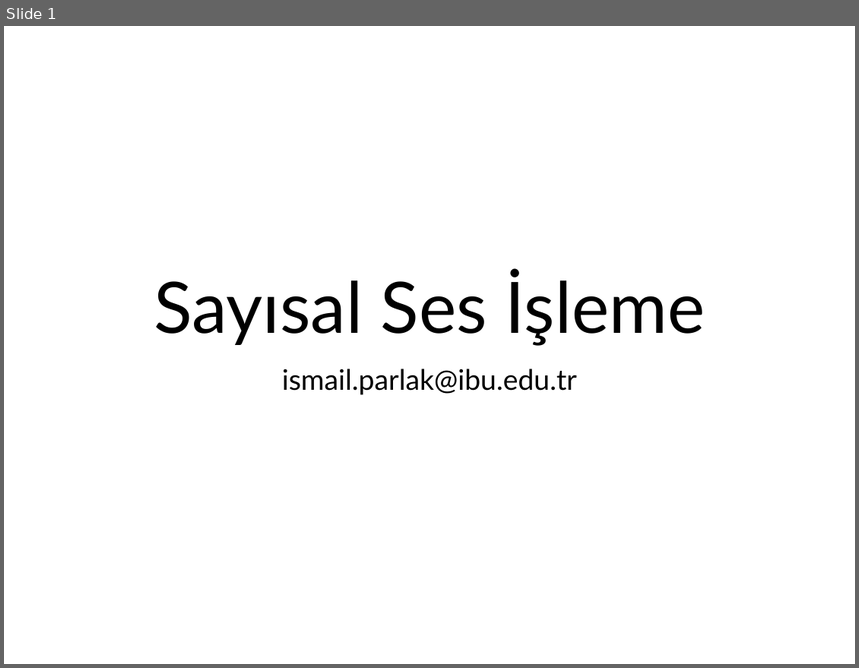
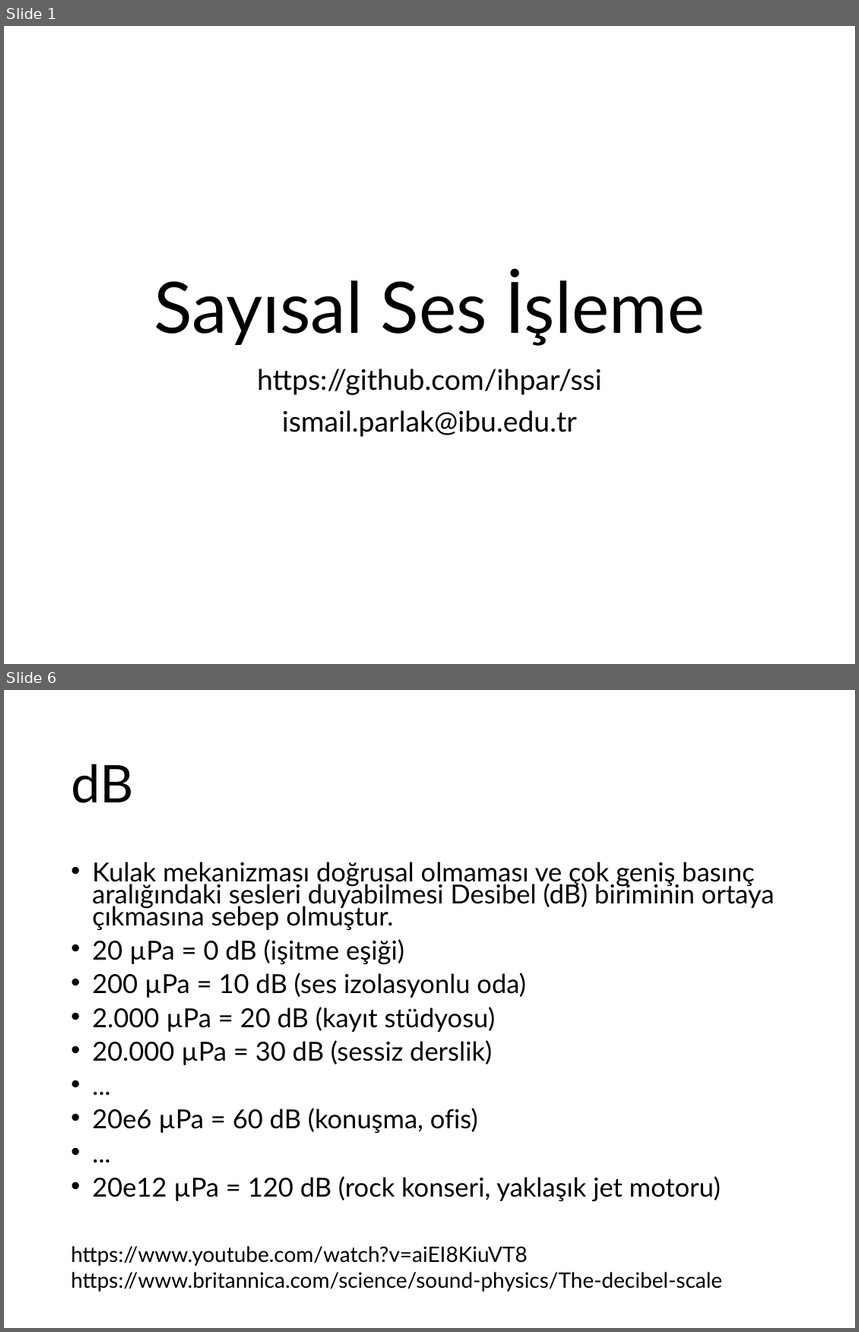
Before and after one commit to ihpar/ssi, a slide deck: slides/Slide_0.pptx. Shown one above the other, each under a label of ours: slide 1 before the commit, slides 1 and 6 after it; the slides between them are not shown. The pictures are 859x668 and 859x1332 pixels, drawn with LibreOffice and Linux fonts; fonts in the diff are those of the drawing. Boxes give left, top, right and bottom in pixels: in the first picture for what was removed or moved away, otherwise in the second. Text is boxed around its words. In the diff, an @@ line names an element or a change of style, - is before the commit and + after.

```diff
--- a/slides/Slide_0.pptx
+++ b/slides/Slide_0.pptx
@@ slide 6 added at (4, 690, 855, 1328), background #FFFFFF @@
@@ title added at (71, 764, 133, 803), 44 pt, text #000000 @@
+dB
@@ text added at (92, 862, 775, 1201), 22.2 pt, text #000000 @@
+• Kulak mekanizması doğrusal olmaması ve çok geniş basınç aralığındaki sesleri duyabilmesi Desibel (dB) biriminin ortaya çıkmasına sebep olmuştur.
+• 20 µPa = 0 dB (işitme eşiği)
+• 200 µPa = 10 dB (ses izolasyonlu oda)
+• 2.000 µPa = 20 dB (kayıt stüdyosu)
+• 20.000 µPa = 30 dB (sessiz derslik)
+• ...
+• 20e6 µPa = 60 dB (konuşma, ofis)
+• ...
+• 20e12 µPa = 120 dB (rock konseri, yaklaşık jet motoru)
@@ text added at (71, 1246, 722, 1292), 18 pt, text #000000 @@
+https://www.youtube.com/watch?v=aiEI8KiuVT8
+https://www.britannica.com/science/sound-physics/The-decibel-scale
@@ slide 1 changed as well @@
@@ subtitle at (257, 369, 602, 395): paragraph added @@
+https://github.com/ihpar/ssi
```
Also in this commit, not shown: 4 other slides added, 1 slide removed.
